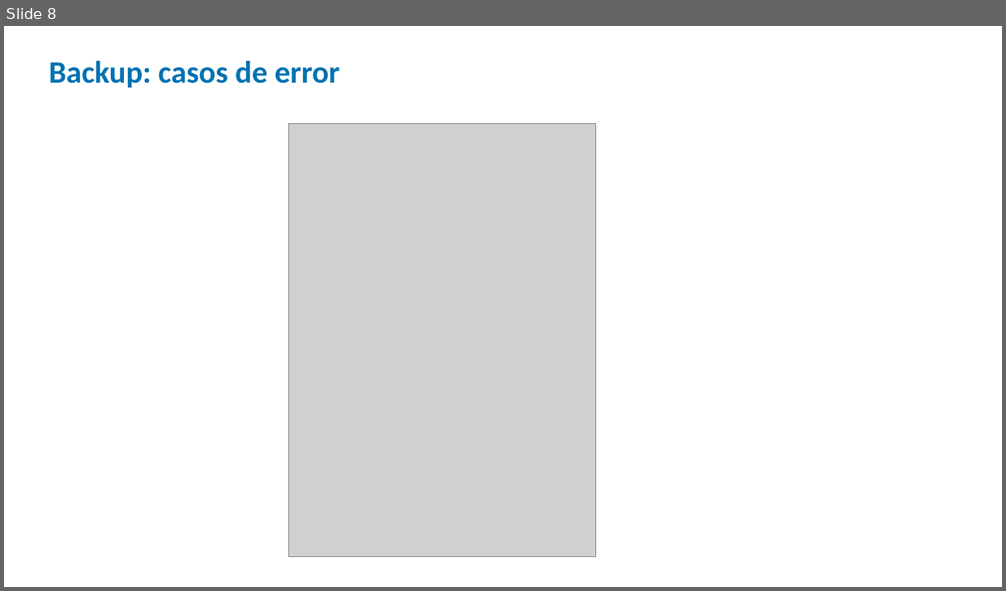
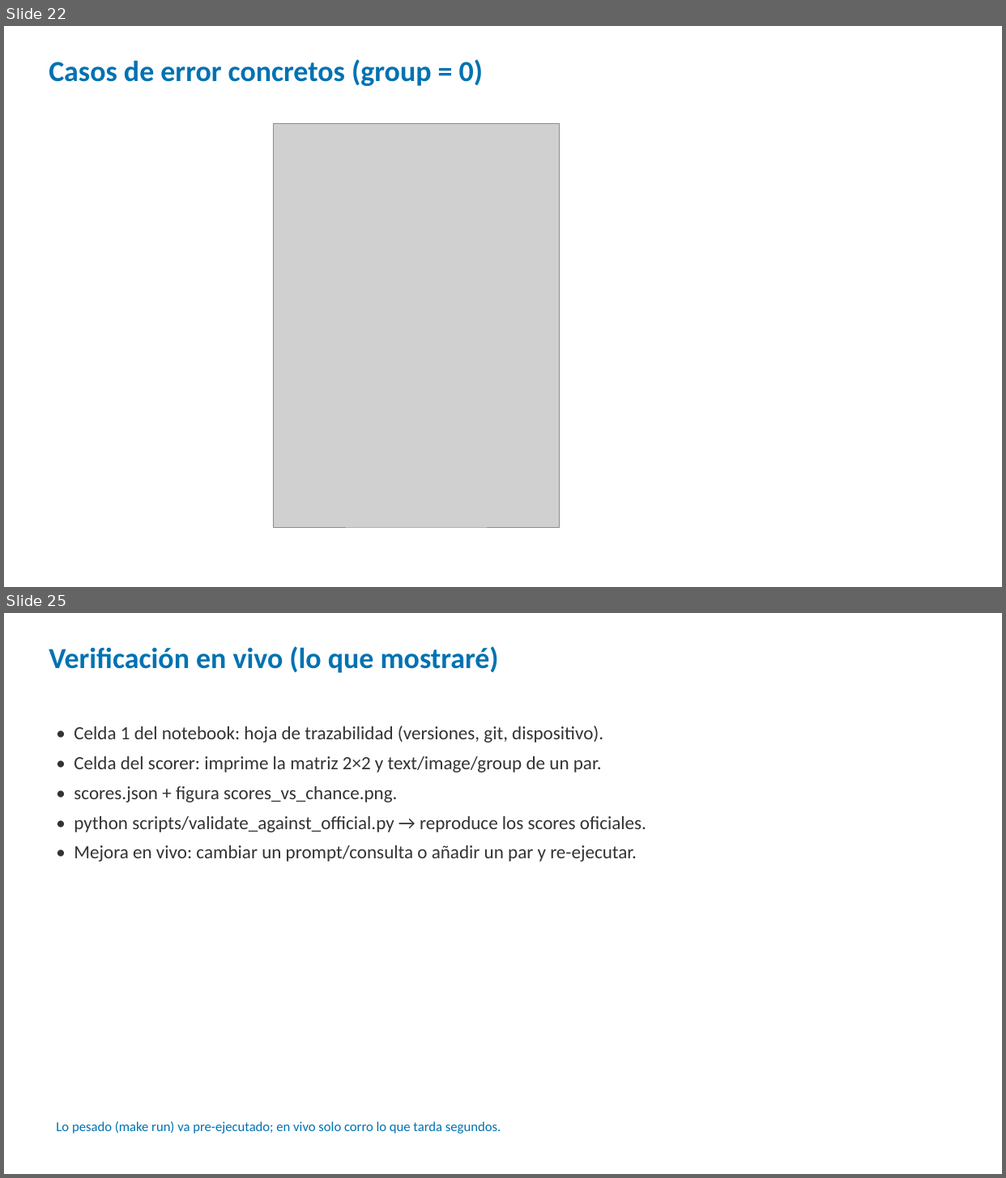
Before and after one commit to nielspac177/Winoground-Evaluating-CLIP-MCC225, a slide deck: slides/pptx/defensa_winoground.pptx. Shown one above the other, each under a label of ours: slide 8 before the commit, slides 22 and 25 after it; the slides between them are not shown. The pictures are 1006x591 and 1006x1178 pixels, drawn with LibreOffice and Linux fonts; fonts in the diff are those of the drawing; grey boxes stand for pictures. Boxes give left, top, right and bottom in pixels: in the first picture for what was removed or moved away, otherwise in the second. Text is boxed around its words. In the diff, an @@ line names an element or a change of style, - is before the commit and + after.

Commit message:
Amplía la presentación a 25 diapositivas (15 min) y añade guion con tiempos
- Beamer y PPTX reestructurados en 5 bloques: problema, método (C10), resultados, verificación, cierre.
- Explica par mínimo, las 3 métricas, azar 1/6, validación contra clip.jsonl, ceguera, checkpoints.
- docs/GUION_PRESENTACION.md: qué decir por slide, tiempos, demo en vivo y repreguntas.

```diff
--- a/slides/pptx/defensa_winoground.pptx
+++ b/slides/pptx/defensa_winoground.pptx
@@ slide 25 added at bbox=[4, 613, 1002, 1174], background #FFFFFF @@
@@ text added at bbox=[49, 646, 499, 673], 28 pt, text #0072B2, bold @@
+Verificación en vivo (lo que mostraré)
@@ text added at bbox=[74, 726, 646, 862], 18 pt, text #333333 @@
+• Celda 1 del notebook: hoja de trazabilidad (versiones, git, dispositivo).
+• Celda del scorer: imprime la matriz 2×2 y text/image/group de un par.
+• scores.json + figura scores_vs_chance.png.
+• python scripts/validate_against_official.py → reproduce los scores oficiales.
+• Mejora en vivo: cambiar un prompt/consulta o añadir un par y re-ejecutar.
@@ text added at bbox=[56, 1122, 501, 1134], 13 pt, text #0072B2 @@
+Lo pesado (make run) va pre-ejecutado; en vivo solo corro lo que tarda segundos.
@@ what was slide 8 is now slide 22 @@
@@ slide 22 changed as well @@
@@ text at bbox=[49, 59, 483, 86]: text changed; size 30 to 28 pt @@
-Backup: casos de error
+Casos de error concretos (group = 0)
@@ picture: place and size @@
-picture at bbox=[288, 123, 595, 557]
+picture at bbox=[274, 123, 560, 527]
```
Also in this commit, not shown: 1 other slide changed, 26 other slides added, 6 slides removed, 4 other files.
